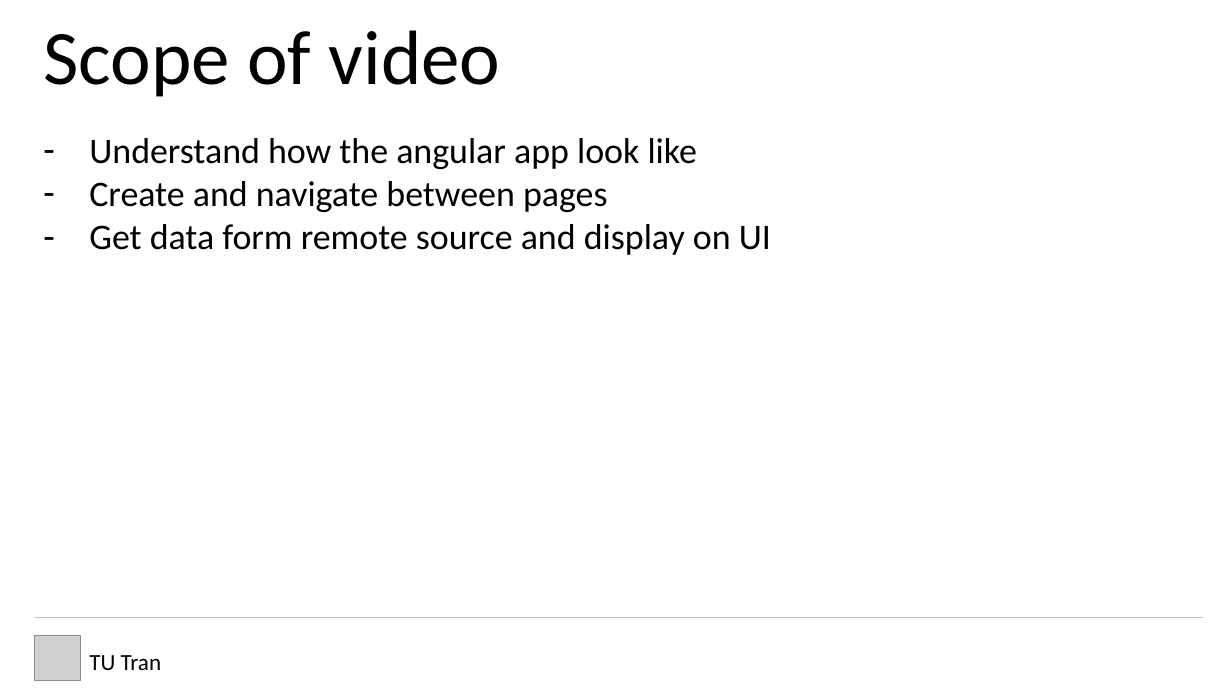
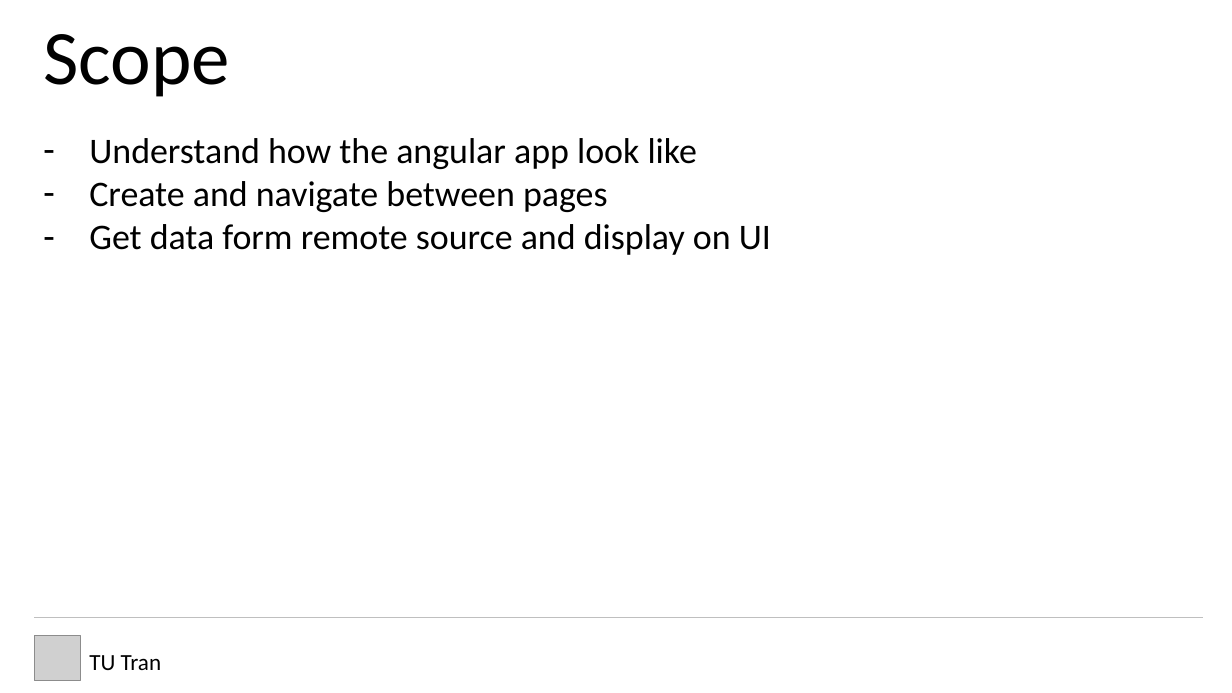
Before and after one commit to thanhtuit27/angular2_gettingstart, a slide deck: slide 2 of Angular2.pptx. Drawn at 1232x693 pixels with LibreOffice and Linux fonts; fonts in the diff are those of the drawing; grey boxes stand for pictures. Boxes give left, top, right and bottom in pixels: in the first picture for what was removed or moved away, otherwise in the second. Text is boxed around its words. In the diff, an @@ line names an element or a change of style, - is before the commit and + after.

Commit message:
update

```diff
--- a/Angular2.pptx
+++ b/Angular2.pptx
@@ text at <box>43,34,230,97</box>: text changed @@
-Scope of video
+Scope
```
